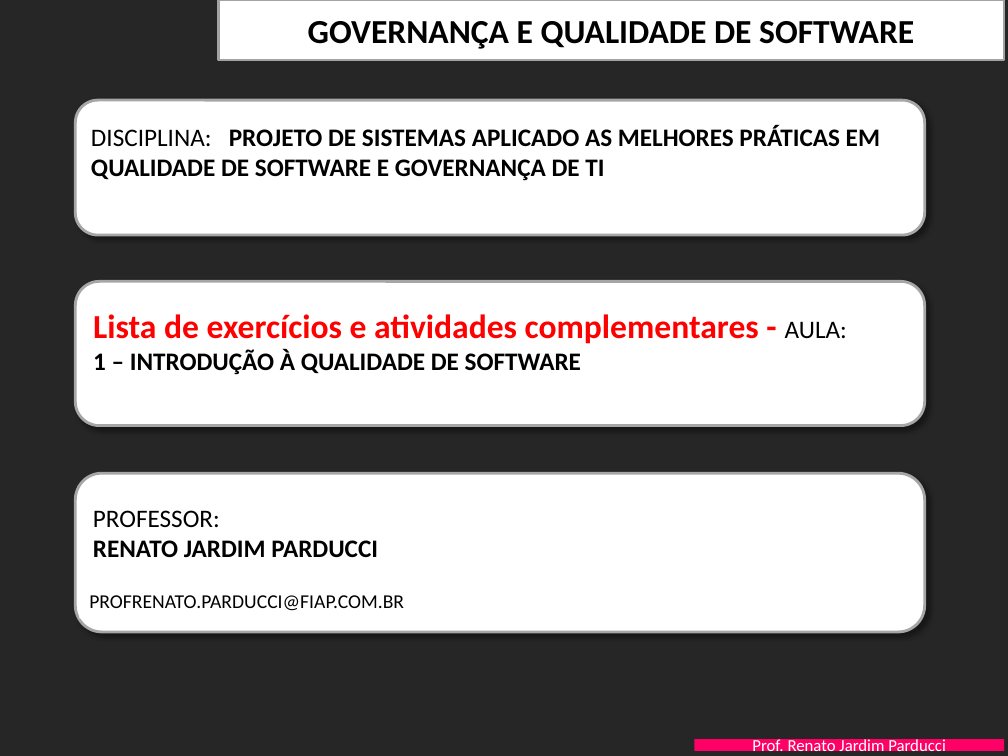
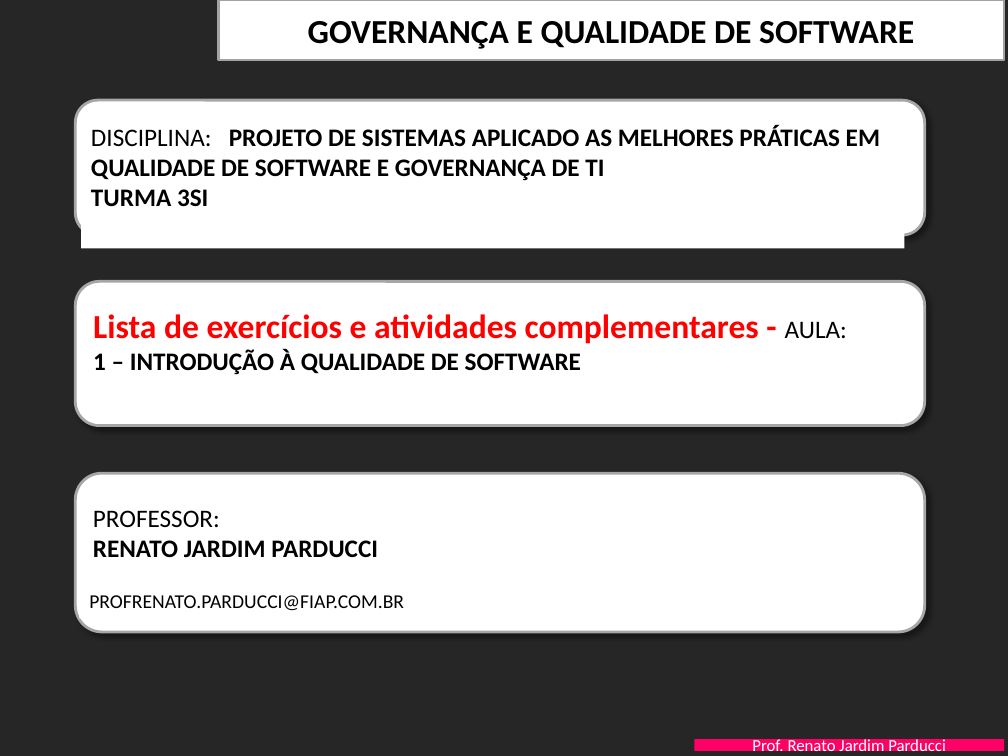
Before and after one commit to LucasL1m4x/SI-Estacionamento, a slide deck: slide 1 of Documentacao/FIAP-QualidProjSW-Aula-1-Introducao Qualidade - EXERCICIOS.pptx. Drawn at 1008x756 pixels with LibreOffice and Linux fonts; fonts in the diff are those of the drawing; background and template pictures are left out. Boxes give left, top, right and bottom in pixels: in the first picture for what was removed or moved away, otherwise in the second. Text is boxed around its words. In the diff, an @@ line names an element or a change of style, - is before the commit and + after.

Commit message:
Adição de texto com dados da TURMA
Adição de texto com dados da TURMA

```diff
--- a/Documentacao/FIAP-QualidProjSW-Aula-1-Introducao Qualidade - EXERCICIOS.pptx
+++ b/Documentacao/FIAP-QualidProjSW-Aula-1-Introducao Qualidade - EXERCICIOS.pptx
@@ rectangle "DISCIPLINA: PROJETO DE SISTEMAS APLICADO ...": place and size @@
-rectangle "DISCIPLINA: PROJETO DE SISTEMAS APLICADO ..." at (91, 125, 880, 181)
+rectangle "DISCIPLINA: PROJETO DE SISTEMAS APLICADO ..." at (81, 116, 904, 248)
@@ text in rectangle at (91, 189, 208, 207): paragraph added @@
+TURMA 3SI
```
